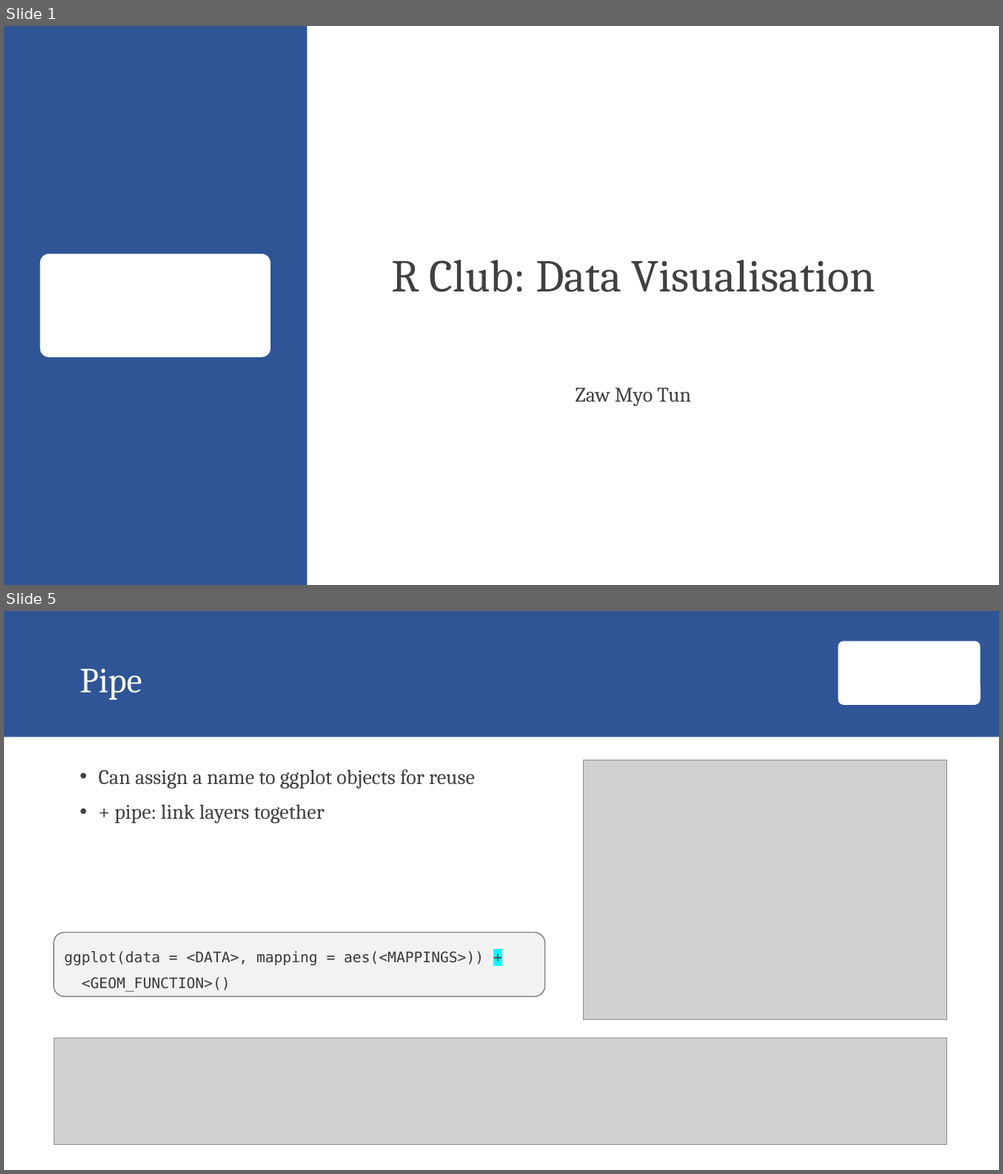
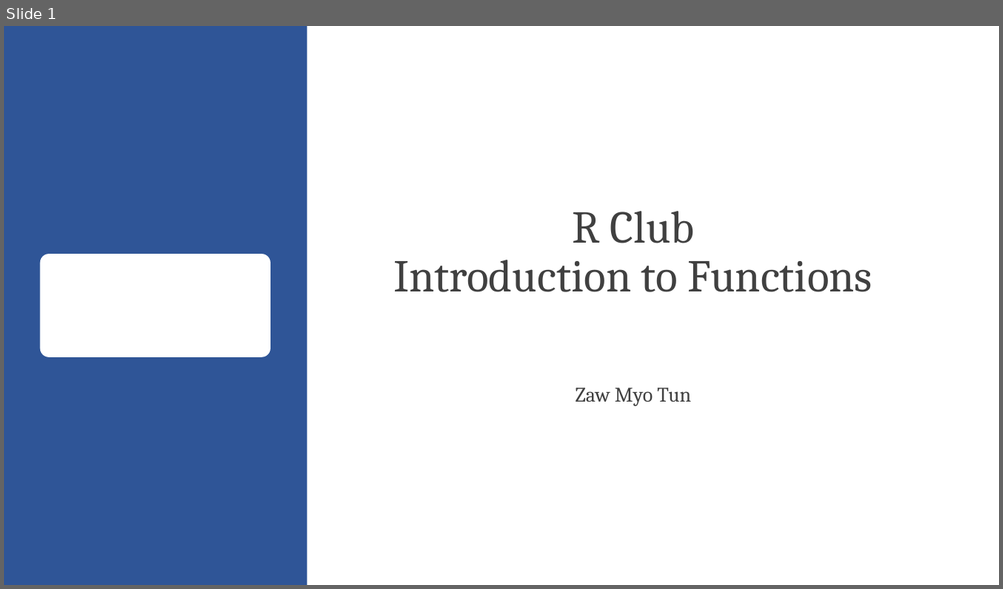
Before and after one commit to zawmtun/r_club, a slide deck: ex/05_functions.pptx. Shown one above the other, each under a label of ours: slides 1 and 5 before the commit, slide 1 after it; the slides between them are not shown. The pictures are 1003x1174 and 1003x589 pixels, drawn with LibreOffice and Linux fonts; fonts in the diff are those of the drawing; grey boxes stand for pictures; background and template pictures are left out. Boxes give left, top, right and bottom in pixels: in the first picture for what was removed or moved away, otherwise in the second. Text is boxed around its words. In the diff, an @@ line names an element or a change of style, - is before the commit and + after.

Commit message:
functions and join

```diff
--- a/ex/05_functions.pptx
+++ b/ex/05_functions.pptx
@@ slide 5 removed at (x1=4, y1=611, x2=999, y2=1170), background #FFFFFF @@
@@ rectangle removed at (x1=4, y1=611, x2=999, y2=737) @@
@@ rounded rectangle removed at (x1=838, y1=641, x2=981, y2=705) @@
@@ title removed at (x1=79, y1=669, x2=142, y2=700) @@
-Pipe
@@ picture removed at (x1=583, y1=760, x2=947, y2=1020) @@
@@ text removed at (x1=99, y1=769, x2=475, y2=823) @@
-• Can assign a name to ggplot objects for reuse
-• + pipe: link layers together
@@ rounded rectangle removed at (x1=54, y1=933, x2=545, y2=997) @@
-ggplot(data = <DATA>, mapping = aes(<MAPPINGS>)) +
-<GEOM_FUNCTION>()
@@ picture removed at (x1=54, y1=1039, x2=947, y2=1145) @@
@@ slide 1 changed as well @@
@@ title at (x1=393, y1=211, x2=873, y2=292): text changed @@
-R Club: Data Visualisation
+R Club
+Introduction to Functions
```
Also in this commit, not shown: 3 slides added, 14 other slides removed, 6 other files.
